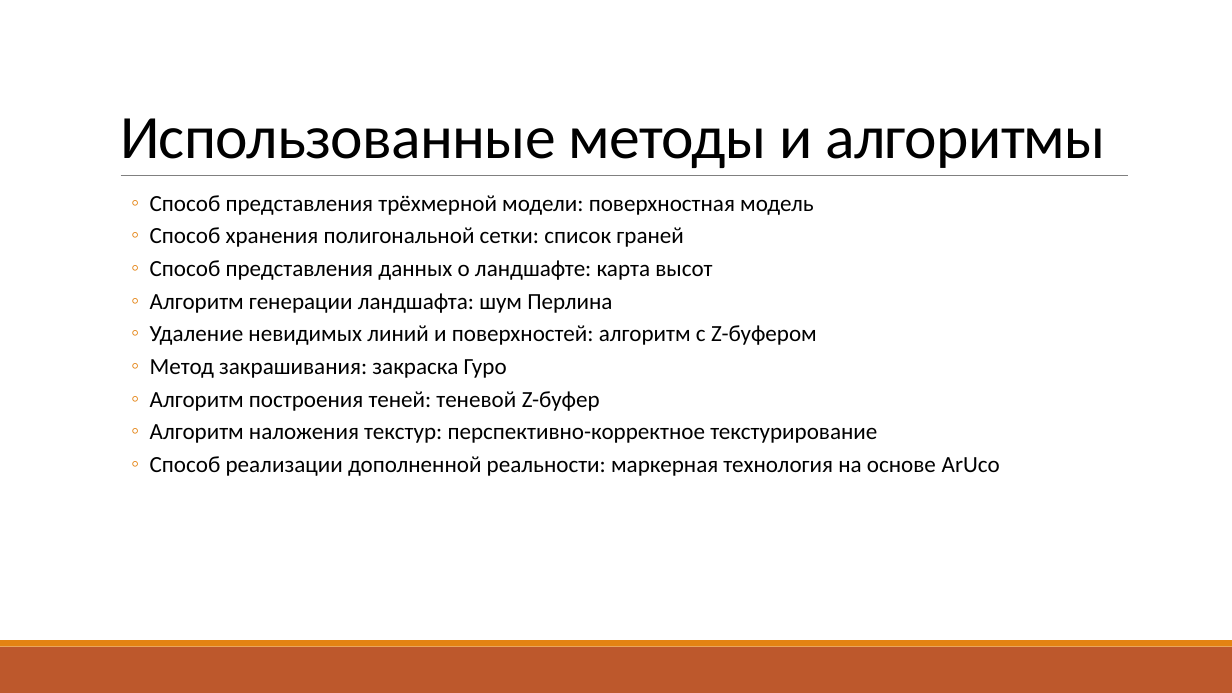
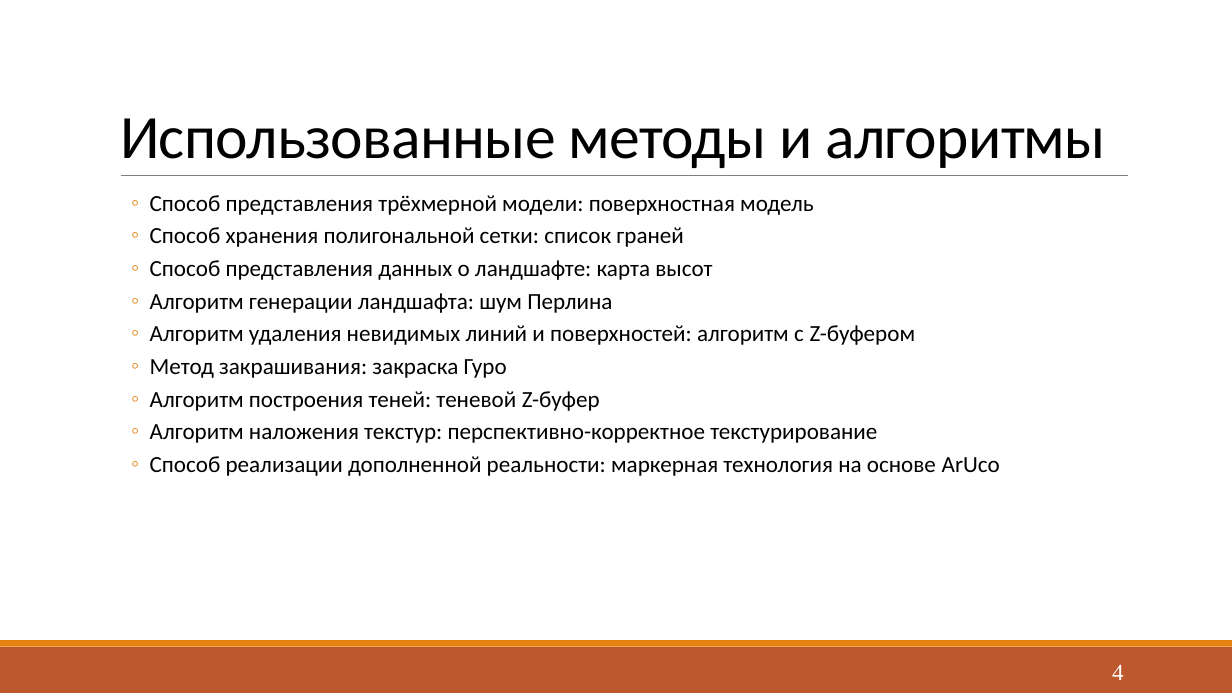
Before and after one commit to Yokud/CGCourseWork, a slide deck: slide 4 of docs/rpz/Presentation.pptx. Drawn at 1232x693 pixels with LibreOffice and Linux fonts; fonts in the diff are those of the drawing. Boxes give left, top, right and bottom in pixels: in the first picture for what was removed or moved away, otherwise in the second. Text is boxed around its words. In the diff, an @@ line names an element or a change of style, - is before the commit and + after.

```diff
--- a/docs/rpz/Presentation.pptx
+++ b/docs/rpz/Presentation.pptx
@@ text at (x1=150, y1=325, x2=916, y2=345): text changed @@
-  ◦ Удаление невидимых линий и поверхностей: алгоритм с Z-буфером
+  ◦ Алгоритм удаления невидимых линий и поверхностей: алгоритм с Z-буфером
@@ page number added at (x1=1112, y1=664, x2=1124, y2=680), 18 pt, text #FFFFFF @@
+4
```
Also in this commit, not shown: 8 other slides changed, 6 slides added, 6 slides removed, 4 other files.
